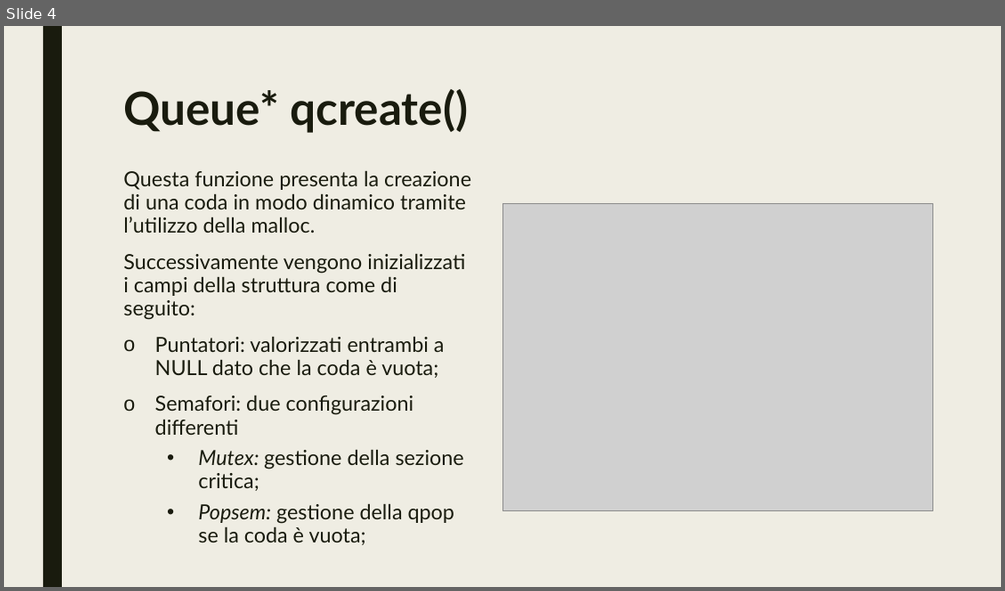
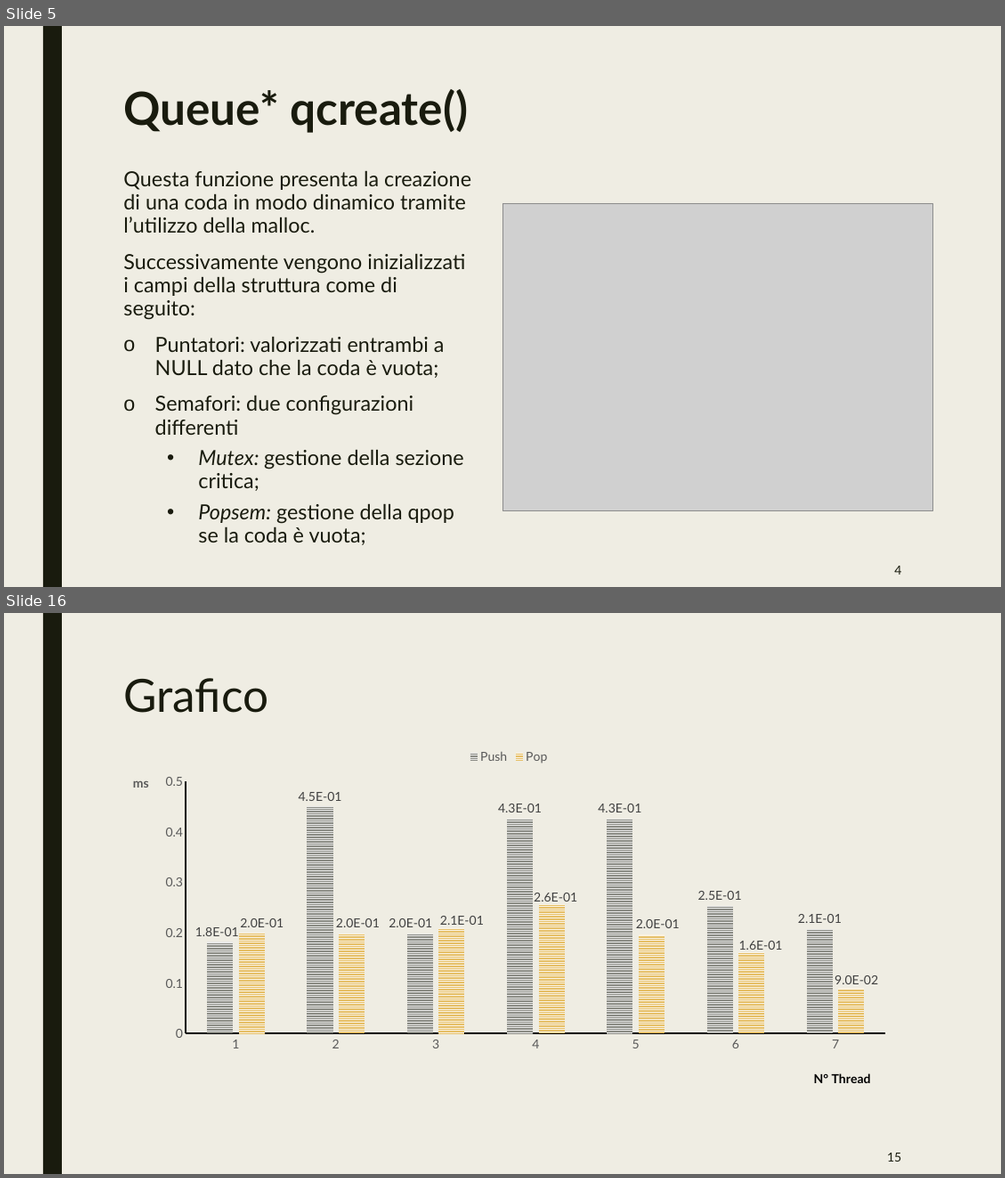
Before and after one commit to mleone21/RTES-Project, a slide deck: Presentazione progetto rtes.pptx. Shown one above the other, each under a label of ours: slide 4 before the commit, slides 5 and 16 after it; the slides between them are not shown. The pictures are 1005x591 and 1005x1178 pixels, drawn with LibreOffice and Linux fonts; fonts in the diff are those of the drawing; grey boxes stand for pictures. Boxes give left, top, right and bottom in pixels: in the first picture for what was removed or moved away, otherwise in the second. Text is boxed around its words. In the diff, an @@ line names an element or a change of style, - is before the commit and + after.

```diff
--- a/Presentazione progetto rtes.pptx
+++ b/Presentazione progetto rtes.pptx
@@ slide 16 added at bbox=[4, 613, 1001, 1174], background #EFEDE3; not listed: 1 template element that a slide beside it also shows @@
@@ title added at bbox=[123, 678, 268, 713], 44 pt, text #191B0E @@
+Grafico
@@ column chart added at bbox=[116, 740, 901, 1093] @@
+categories: 1, 2, 3, 4, 5, 6, 7
+Push: 0.2, 0.5, 0.2, 0.4, 0.4, 0.3, 0.2
+Pop: 0.2, 0.2, 0.2, 0.3, 0.2, 0.2, 0.1
@@ page number added at bbox=[887, 1152, 901, 1161], 12 pt, text #191B0E @@
+15
@@ what was slide 4 is now slide 5 @@
@@ slide 5 changed as well @@
@@ page number added at bbox=[894, 565, 901, 574], 12 pt, text #191B0E @@
+4
```
Also in this commit, not shown: 3 other slides changed, 12 other slides added, 9 slides removed.
